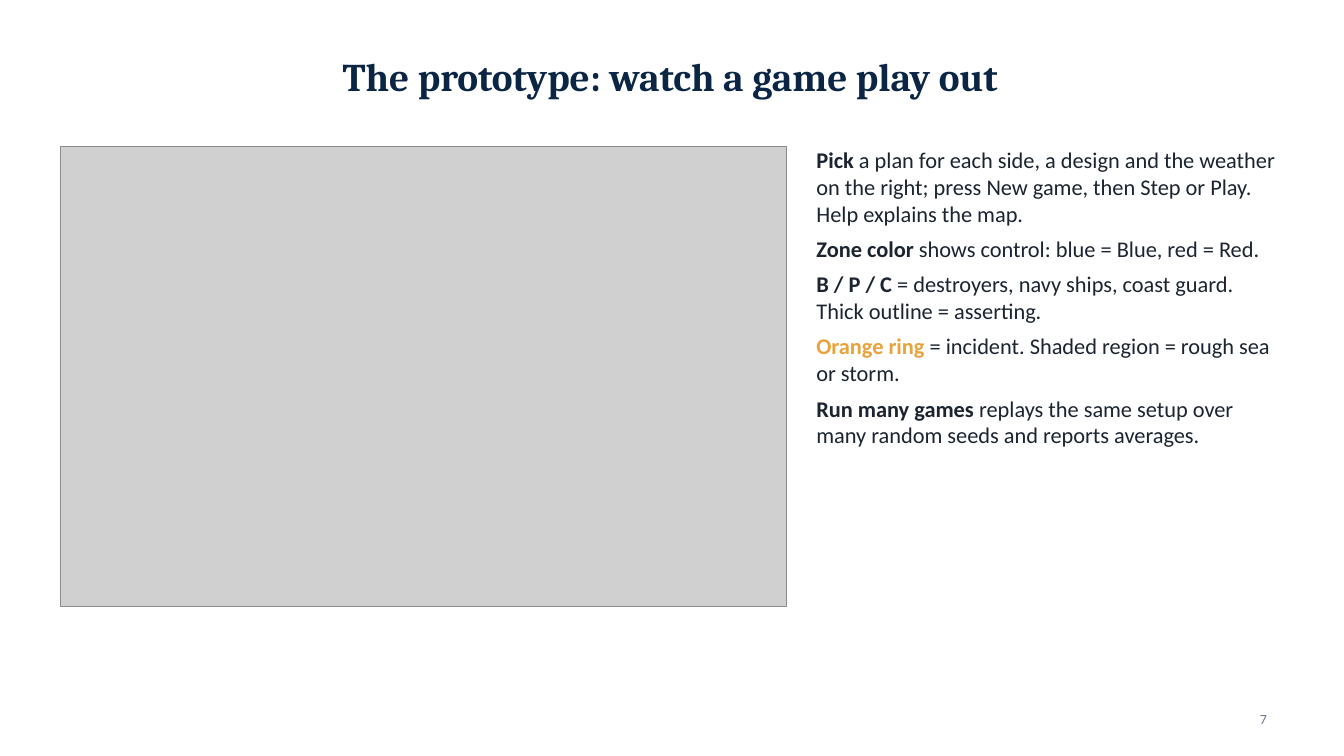
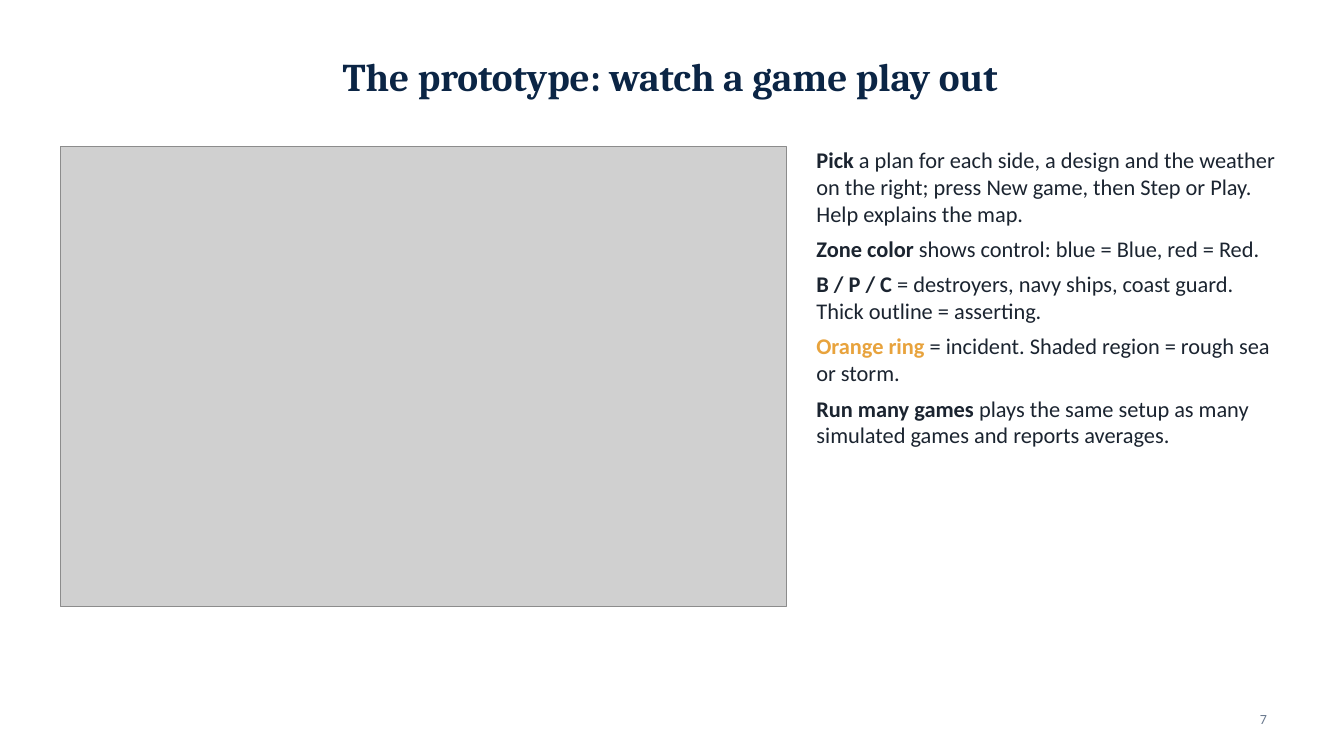
Before and after one commit to draggin-anchor/6.S974-Wargaming-Term-Project, a slide deck: slide 7 of deliverables/02-workshop1-slides.pptx. Drawn at 1344x756 pixels with LibreOffice and Linux fonts; fonts in the diff are those of the drawing; grey boxes stand for pictures. Boxes give left, top, right and bottom in pixels: in the first picture for what was removed or moved away, otherwise in the second. Text is boxed around its words. In the diff, an @@ line names an element or a change of style, - is before the commit and + after.

```diff
--- a/deliverables/02-workshop1-slides.pptx
+++ b/deliverables/02-workshop1-slides.pptx
@@ text at box(816, 401, 1249, 447): text changed @@
-• Run many games replays the same setup over many random seeds and reports averages.
+• Run many games plays the same setup as many simulated games and reports averages.
```
Also in this commit, not shown: 5 other slides changed, 5 other files.
